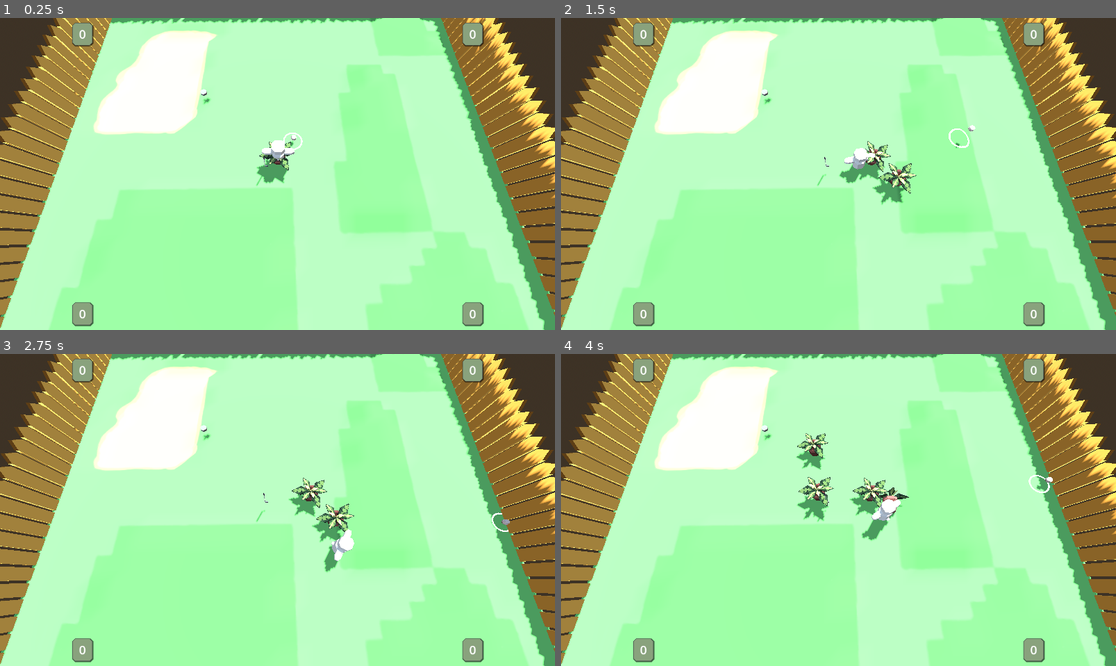
Above: before the commit, frames 1-4 (two rows, left to right).
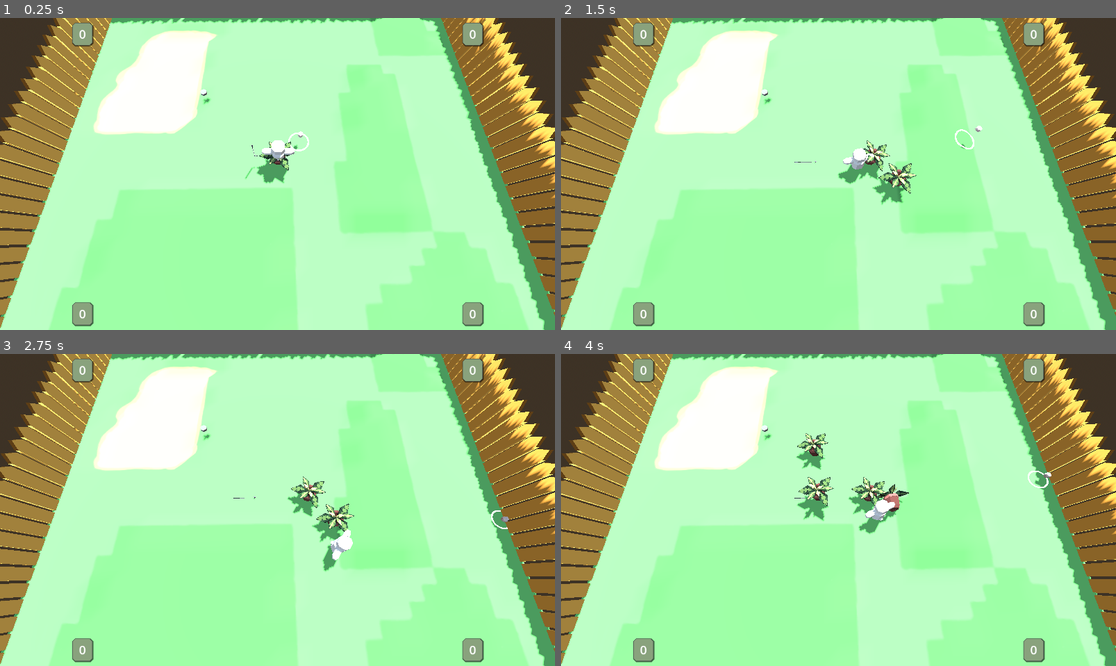
Above: after the commit, the same moments.

Repository: ronincampbell/GDS2Project
Game: Godot game, scene res://maps/test_map.tscn
The game is run twice, just before and just after one commit, with the same random seed, the same clock (stepped at 60 frames per second) and the same inputs.
Inputs:
- Up to frame 1 (0.25 s): no input
- Up to frame 2 (1.5 s): tap Enter (ui_accept) at 0.5, 0.77 s; hold Right (ui_right) 0.53-1.28 s; hold Down (ui_down) from 1.28 s (still down)
- Up to frame 3 (2.75 s): tap Enter (ui_accept) at 1.52 s; release Down (ui_down) at 2.03 s; hold Right (ui_right) from 2.03 s (still down)
- Up to frame 4 (4 s): release Right (ui_right) at 2.78 s; hold Up (ui_up) 2.78-3.53 s; tap Enter (ui_accept) at 3.02, 3.77 s; hold Left (ui_left) from 3.53 s (still down)

The runs differ from the first frame. In frame 1, 0.2% of the frame differs, in the area x 44-56%, y 36-54%; in frame 2, 0.4%; in frame 3, 0.6%; in frame 4, 1.0%, in the area x 42-89%, y 37-60%.

Commit message:
Reorganising folders

Diff:
--- /dev/null
+++ b/CoreObjects/gnome.tscn
@@ -0,0 +1,20 @@
+[gd_scene load_steps=4 format=3 uid="uid://2mlsk3fuft5d"]
+
+[ext_resource type="Script" path="res://scripts/gnome.gd" id="1_5g0f5"]
+[ext_resource type="PackedScene" uid="uid://cvshjs0wne2oh" path="res://models/gnome/gnome.gltf" id="2_pyhca"]
+
+[sub_resource type="CapsuleShape3D" id="CapsuleShape3D_cabd0"]
+radius = 0.312095
+height = 1.43211
+
+[node name="Gnome" type="RigidBody3D"]
+axis_lock_angular_x = true
+axis_lock_angular_z = true
+can_sleep = false
+script = ExtResource("1_5g0f5")
+
+[node name="blockbench_export" parent="." instance=ExtResource("2_pyhca")]
+transform = Transform3D(1, 0, 0, 0, 1, 0, 0, 0, 1, 0, -0.763834, 0)
+
+[node name="CollisionShape3D" type="CollisionShape3D" parent="."]
+shape = SubResource("CapsuleShape3D_cabd0")
--- a/CoreObjects/golf_ball.tscn
+++ b/CoreObjects/golf_ball.tscn
@@ -1,7 +1,8 @@
-[gd_scene load_steps=4 format=3 uid="uid://cdg1k07bmyk3"]
+[gd_scene load_steps=5 format=3 uid="uid://cdg1k07bmyk3"]
 
 [ext_resource type="Script" uid="uid://bq1l5kvansjop" path="res://scripts/golf_ball.gd" id="1_m66ne"]
 [ext_resource type="PackedScene" uid="uid://c0ryf1go6lmf7" path="res://models/ball/ball.gltf" id="2_d73nu"]
+[ext_resource type="Texture2D" uid="uid://ds85t07fvpvsl" path="res://placeholder_arrow.png" id="3_d73nu"]
 
 [sub_resource type="SphereShape3D" id="SphereShape3D_bdpbv"]
 radius = 0.13
@@ -23,7 +24,6 @@
 update_scale = false
 
 [node name="NoRotatePivot" type="Node3D" parent="."]
-transform = Transform3D(1, 0, 0, 0, 1, 0, 0, 0, 1, 2.41401, 0.667923, -2.318)
 top_level = true
 
 [node name="SpotLight3D" type="SpotLight3D" parent="NoRotatePivot"]
@@ -48,3 +48,13 @@
 spot_range = 10.0
 spot_angle = 5.0
 spot_angle_attenuation = 0.000211122
+
+[node name="YRotatePivot" type="Node3D" parent="NoRotatePivot"]
+
+[node name="AimDecal" type="Decal" parent="NoRotatePivot/YRotatePivot"]
+transform = Transform3D(1, 0, 0, 0, 1, 0, 0, 0, 1, 1.15722, -3, 0)
+visible = false
+size = Vector3(2, 10, 2)
+texture_albedo = ExtResource("3_d73nu")
+upper_fade = 6.83374e-05
+lower_fade = 9.66436e-05
--- a/CoreObjects/golf_club.tscn
+++ b/CoreObjects/golf_club.tscn
@@ -9,10 +9,6 @@
 size = Vector3(0.0316162, 0.931752, 0.03125)
 
 [node name="GolfClub" type="RigidBody3D"]
-axis_lock_linear_y = true
-axis_lock_angular_x = true
-axis_lock_angular_y = true
-axis_lock_angular_z = true
 
 [node name="blockbench_export2" parent="." instance=ExtResource("1_5f8sv")]
 
--- a/maps/test_map.tscn
+++ b/maps/test_map.tscn
@@ -1,15 +1,12 @@
-[gd_scene load_steps=22 format=3 uid="uid://kf5auj8ixedm"]
+[gd_scene load_steps=15 format=3 uid="uid://kf5auj8ixedm"]
 
-[ext_resource type="Script" uid="uid://bq1l5kvansjop" path="res://scripts/golf_ball.gd" id="1_42yok"]
-[ext_resource type="Script" path="res://scripts/game_manager.gd" id="1_cabd0"]
-[ext_resource type="PackedScene" uid="uid://c0ryf1go6lmf7" path="res://models/ball/ball.gltf" id="1_pwco0"]
-[ext_resource type="PackedScene" uid="uid://ch6w1xgoxkaho" path="res://objects/barrier.tscn" id="2_svl6s"]
-[ext_resource type="Texture2D" uid="uid://ds85t07fvpvsl" path="res://placeholder_arrow.png" id="3_42yok"]
-[ext_resource type="PackedScene" uid="uid://dssnjv438vn22" path="res://models/golf_club/golfClub.gltf" id="3_cabd0"]
+[ext_resource type="Script" uid="uid://ctif1aiftooxf" path="res://scripts/game_manager.gd" id="1_cabd0"]
+[ext_resource type="PackedScene" uid="uid://ch6w1xgoxkaho" path="res://CoreObjects/barrier.tscn" id="2_svl6s"]
 [ext_resource type="Texture2D" uid="uid://dm80g02b4g7ln" path="res://models/Maps/Ground_Grass Base Color.png" id="3_k1jtb"]
-[ext_resource type="PackedScene" uid="uid://cvshjs0wne2oh" path="res://models/gnome/gnome.gltf" id="5_cabd0"]
 [ext_resource type="ArrayMesh" uid="uid://1y361rlbimr" path="res://models/Maps/Map1.obj" id="5_k1jtb"]
-[ext_resource type="Script" path="res://scripts/gnome.gd" id="8_wd2vj"]
+[ext_resource type="PackedScene" uid="uid://cdg1k07bmyk3" path="res://CoreObjects/golf_ball.tscn" id="5_pbr4s"]
+[ext_resource type="PackedScene" uid="uid://bvydfpu48xmpi" path="res://CoreObjects/golf_club.tscn" id="7_6b7mj"]
+[ext_resource type="PackedScene" uid="uid://2mlsk3fuft5d" path="res://CoreObjects/gnome.tscn" id="7_svl6s"]
 
 [sub_resource type="ProceduralSkyMaterial" id="ProceduralSkyMaterial_pwco0"]
 sky_horizon_color = Color(0.662243, 0.671743, 0.686743, 1)
@@ -28,19 +25,6 @@
 
 [sub_resource type="ConcavePolygonShape3D" id="ConcavePolygonShape3D_pbr4s"]
 data = PackedVector3Array(10.1395, 0, -9.5061, 9.5058, 0, -9.5061, 10.1395, 0, -10.1395, 10.1395, 0, -10.1395, 9.5058,  …(132182 unchanged characters)…
-
-[sub_resource type="SphereShape3D" id="SphereShape3D_bdpbv"]
-radius = 0.13
-
-[sub_resource type="BoxShape3D" id="BoxShape3D_fn2sa"]
-size = Vector3(0.150024, 0.0774536, 0.029541)
-
-[sub_resource type="BoxShape3D" id="BoxShape3D_57l66"]
-size = Vector3(0.0316162, 0.931752, 0.03125)
-
-[sub_resource type="CapsuleShape3D" id="CapsuleShape3D_cabd0"]
-radius = 0.312095
-height = 1.43211
 
 [sub_resource type="CylinderMesh" id="CylinderMesh_6slyc"]
 top_radius = 0.15
@@ -83,92 +67,14 @@
 [node name="CollisionShape3D" type="CollisionShape3D" parent="Map1/StaticBody3D"]
 shape = SubResource("ConcavePolygonShape3D_pbr4s")
 
-[node name="GolfBall" type="RigidBody3D" parent="."]
-transform = Transform3D(1, 0, 0, 0, 1, 0, 0, 0, 1, 0.721253, 0.667923, -1.03261)
-can_sleep = false
-angular_damp = 3.0
-script = ExtResource("1_42yok")
-
-[node name="blockbench_export" parent="GolfBall" instance=ExtResource("1_pwco0")]
-transform = Transform3D(2, 0, 0, 0, 2, 0, 0, 0, 2, 0, 0, 0)
-
-[node name="CollisionShape3D" type="CollisionShape3D" parent="GolfBall"]
-shape = SubResource("SphereShape3D_bdpbv")
-
-[node name="RemoteTransform3D" type="RemoteTransform3D" parent="GolfBall"]
-remote_path = NodePath("../NoRotatePivot")
-update_rotation = false
-update_scale = false
-
-[node name="NoRotatePivot" type="Node3D" parent="GolfBall"]
-transform = Transform3D(1, 0, 0, 0, 1, 0, 0, 0, 1, 0.721253, 0.667923, -1.03261)
-top_level = true
-
-[node name="SpotLight3D" type="SpotLight3D" parent="GolfBall/NoRotatePivot"]
-transform = Transform3D(1, 0, 0, 0, -4.37114e-08, 1, 0, -1, -4.37114e-08, -0.0125139, 4.0503, -0.0223432)
-light_energy = 50.0
-light_indirect_energy = 0.0
-light_specular = 0.0
-distance_fade_begin = 3.0
-distance_fade_length = 2.0
-spot_range = 10.0
-spot_angle = 6.0
-spot_angle_attenuation = 0.000211122
-
-[node name="SpotLight3D2" type="SpotLight3D" parent="GolfBall/NoRotatePivot"]
-transform = Transform3D(1, 0, 0, 0, -4.37114e-08, 1, 0, -1, -4.37114e-08, -0.0125139, 4.0503, -0.0223432)
-light_energy = 50.0
-light_indirect_energy = 0.0
-light_negative = true
-light_specular = 0.0
-distance_fade_begin = 3.0
-distance_fade_length = 2.0
-spot_range = 10.0
-spot_angle = 5.0
-spot_angle_attenuation = 0.000211122
-
-[node name="YRotatePivot" type="Node3D" parent="GolfBall/NoRotatePivot"]
-
-[node name="AimDecal" type="Decal" parent="GolfBall/NoRotatePivot/YRotatePivot"]
-transform = Transform3D(1, 0, 0, 0, 1, 0, 0, 0, 1, 1.15722, -3, 0)
-visible = false
-size = Vector3(2, 10, 2)
-texture_albedo = ExtResource("3_42yok")
-upper_fade = 6.83374e-05
-lower_fade = 9.66436e-05
-
-[node name="GolfClub" type="RigidBody3D" parent="."]
-transform = Transform3D(1, 0, 0, 0, 1, 0, 0, 0, 1, -0.560061, 0.576572, 0.41229)
-axis_lock_linear_y = true
-axis_lock_angular_x = true
-axis_lock_angular_y = true
-axis_lock_angular_z = true
-
-[node name="blockbench_export2" parent="GolfClub" instance=ExtResource("3_cabd0")]
-
-[node name="CollisionShape3D" type="CollisionShape3D" parent="GolfClub"]
-transform = Transform3D(1, 0, 0, 0, 1, 0, 0, 0, 1, 0.0623169, -0.025238, 0)
-shape = SubResource("BoxShape3D_fn2sa")
-
-[node name="CollisionShape3D2" type="CollisionShape3D" parent="GolfClub"]
-transform = Transform3D(1, 0, 0, 0, 1, 0, 0, 0, 1, 4.57764e-05, 0.477915, 0)
-shape = SubResource("BoxShape3D_57l66")
+[node name="GolfBall" parent="." instance=ExtResource("5_pbr4s")]
+transform = Transform3D(1, 0, 0, 0, 1, 0, 0, 0, 1, 1, 1, -1)
 
 [node name="Camera3D" type="Camera3D" parent="."]
 transform = Transform3D(0.999962, 0.00822742, -0.00279283, 0, 0.321439, 0.94693, 0.00868852, -0.946894, 0.321427, -0.0595335, 8.65543, 3.52912)
 
-[node name="Gnome" type="RigidBody3D" parent="."]
+[node name="Gnome" parent="." instance=ExtResource("7_svl6s")]
 transform = Transform3D(1, 0, 0, 0, 1, 0, 0, 0, 1, 0, 1.32726, 0)
-axis_lock_angular_x = true
-axis_lock_angular_z = true
-can_sleep = false
-script = ExtResource("8_wd2vj")
-
-[node name="blockbench_export" parent="Gnome" instance=ExtResource("5_cabd0")]
-transform = Transform3D(1, 0, 0, 0, 1, 0, 0, 0, 1, 0, -0.763834, 0)
-
-[node name="CollisionShape3D" type="CollisionShape3D" parent="Gnome"]
-shape = SubResource("CapsuleShape3D_cabd0")
 
 [node name="GolfHole" type="MeshInstance3D" parent="."]
 transform = Transform3D(1, 0, 0, 0, 1, 0, 0, 0, 1, -3.63002, 0.473131, -3.51914)
@@ -180,4 +86,7 @@
 [node name="CollisionShape3D" type="CollisionShape3D" parent="GolfHole/Area3D"]
 shape = SubResource("CylinderShape3D_b71ab")
 
+[node name="GolfClub" parent="." instance=ExtResource("7_6b7mj")]
+transform = Transform3D(1, 0, 0, 0, 1, 0, 0, 0, 1, -1, 1, 0)
+
 [connection signal="body_entered" from="GolfHole/Area3D" to="." method="_on_golf_hole_entered"]
--- a/project.godot
+++ b/project.godot
@@ -14,6 +14,7 @@
 run/main_scene="uid://kf5auj8ixedm"
 config/features=PackedStringArray("4.4", "GL Compatibility")
 config/icon="res://icon.svg"
+<<<<<<<HEADrun/main_scene="uid://kf5auj8ixedm"
 
 [autoload]
 
--- a/scripts/golf_ball.gd
+++ b/scripts/golf_ball.gd
@@ -11,18 +11,6 @@
 var stored_aim_dir: Vector2 = Vector2.ZERO
 
 func _integrate_forces(state: PhysicsDirectBodyState3D) -> void:
-	"""if Input.is_action_just_pressed("ui_left"):
-		state.angular_velocity = Vector3.ZERO
-		apply_central_force(Vector3.LEFT*hit_power+Vector3.UP*lift_force)
-	if Input.is_action_just_pressed("ui_right"):
-		state.angular_velocity = Vector3.ZERO
-		apply_central_force(Vector3.RIGHT*hit_power+Vector3.UP*lift_force)
-	if Input.is_action_just_pressed("ui_up"):
-		state.angular_velocity = Vector3.ZERO
-		apply_central_force(Vector3.FORWARD*hit_power+Vector3.UP*lift_force)
-	if Input.is_action_just_pressed("ui_down"):
-		state.angular_velocity = Vector3.ZERO
-		apply_central_force(Vector3.BACK*hit_power+Vector3.UP*lift_force)"""
 
 	var flat_aim_vector: Vector2 = Input.get_vector("ui_left","ui_right","ui_up","ui_down")
 	if flat_aim_vector.is_zero_approx():
Renamed: objects/barrier.tscn -> CoreObjects/barrier.tscn
